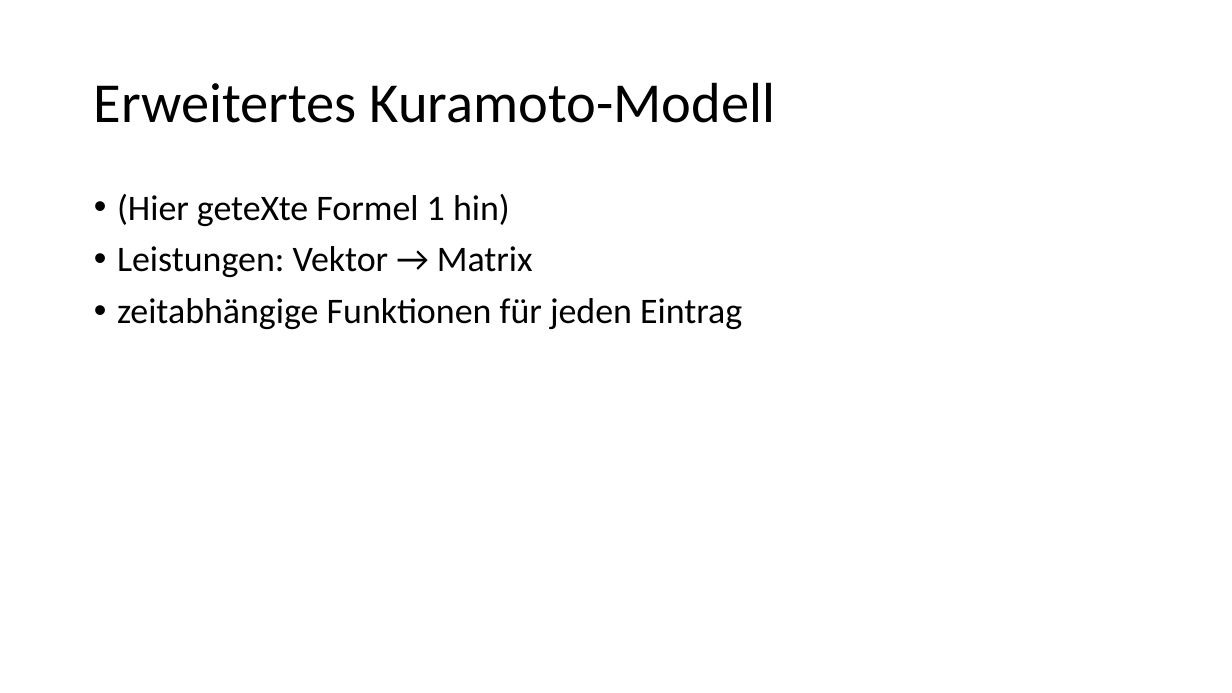
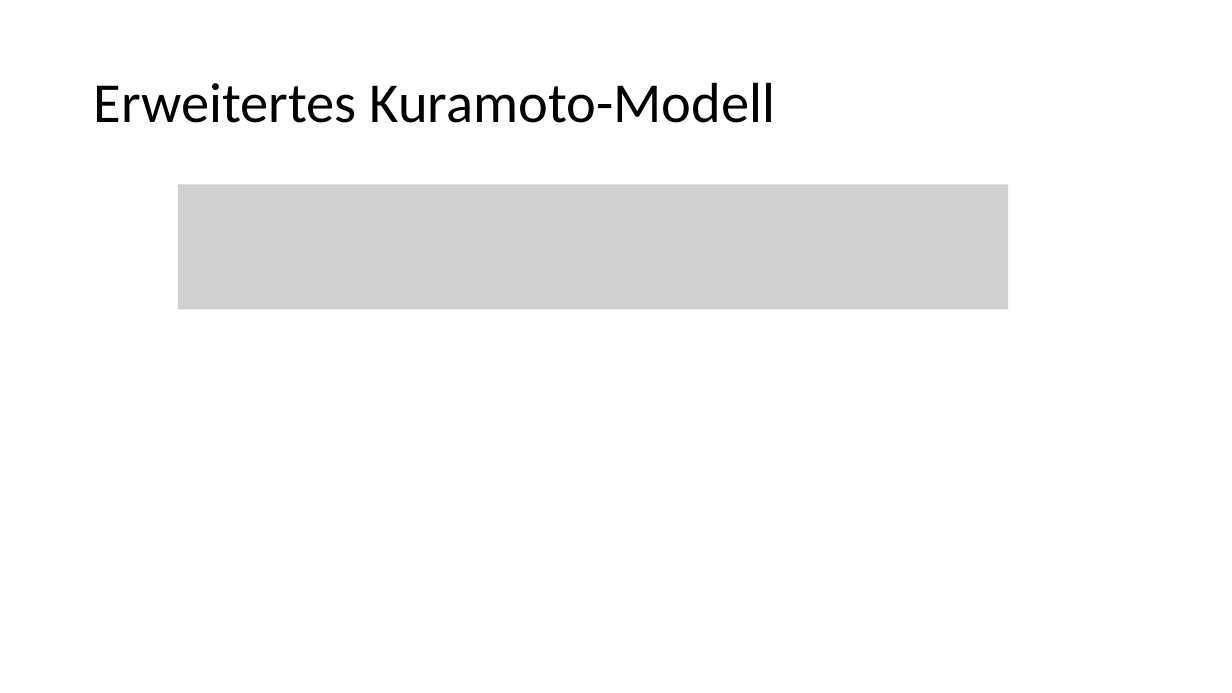
Before and after one commit to Fennastege/NiMoNa-Elektrische-Netzwerke-SoSe2019, a slide deck: slide 3 of Rumänien/Kuramoto+.pptx. Drawn at 1232x693 pixels with LibreOffice and Linux fonts; fonts in the diff are those of the drawing; grey boxes stand for pictures. Boxes give left, top, right and bottom in pixels: in the first picture for what was removed or moved away, otherwise in the second. Text is boxed around its words. In the diff, an @@ line names an element or a change of style, - is before the commit and + after.

```diff
--- a/Rumänien/Kuramoto+.pptx
+++ b/Rumänien/Kuramoto+.pptx
@@ text removed at (117, 194, 742, 329) @@
-• (Hier geteXte Formel 1 hin)
-• Leistungen: Vektor → Matrix
-• zeitabhängige Funktionen für jeden Eintrag
@@ picture added at (178, 185, 1009, 310) @@
```
Also in this commit, not shown: 1 other slide changed.
